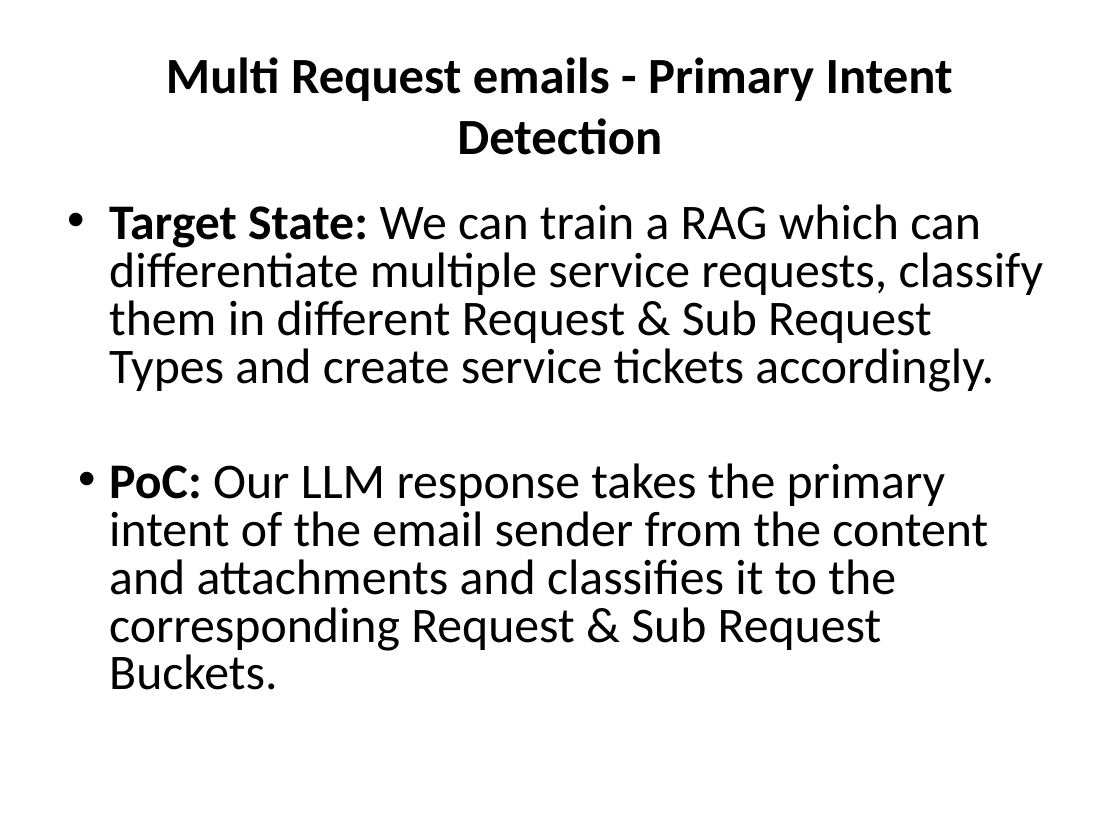
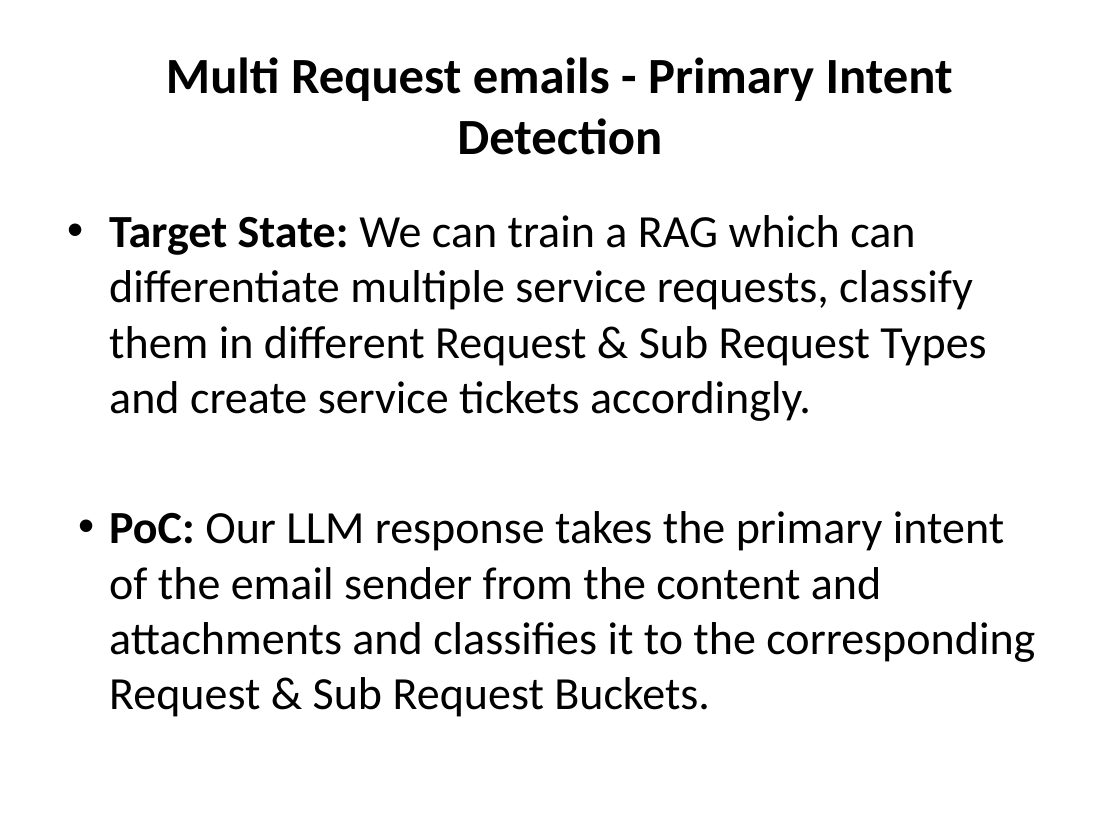
Before and after one commit to ewfx/gaied-ai-innovators, a slide deck: slide 6 of artifacts/arch/Email_Processing_System_Presentation.pptx. Drawn at 1120x840 pixels with LibreOffice and Linux fonts; fonts in the diff are those of the drawing. Boxes give left, top, right and bottom in pixels: in the first picture for what was removed or moved away, otherwise in the second. Text is boxed around its words. In the diff, an @@ line names an element or a change of style, - is before the commit and + after.

```diff
--- a/artifacts/arch/Email_Processing_System_Presentation.pptx
+++ b/artifacts/arch/Email_Processing_System_Presentation.pptx
@@ text "Target State: We can train ..." at (x1=109, y1=215, x2=1035, y2=717): size 32 to 29.6 pt; line spacing 0.8 to 1 @@
```
Also in this commit, not shown: 7 other slides changed, 1 other file.
